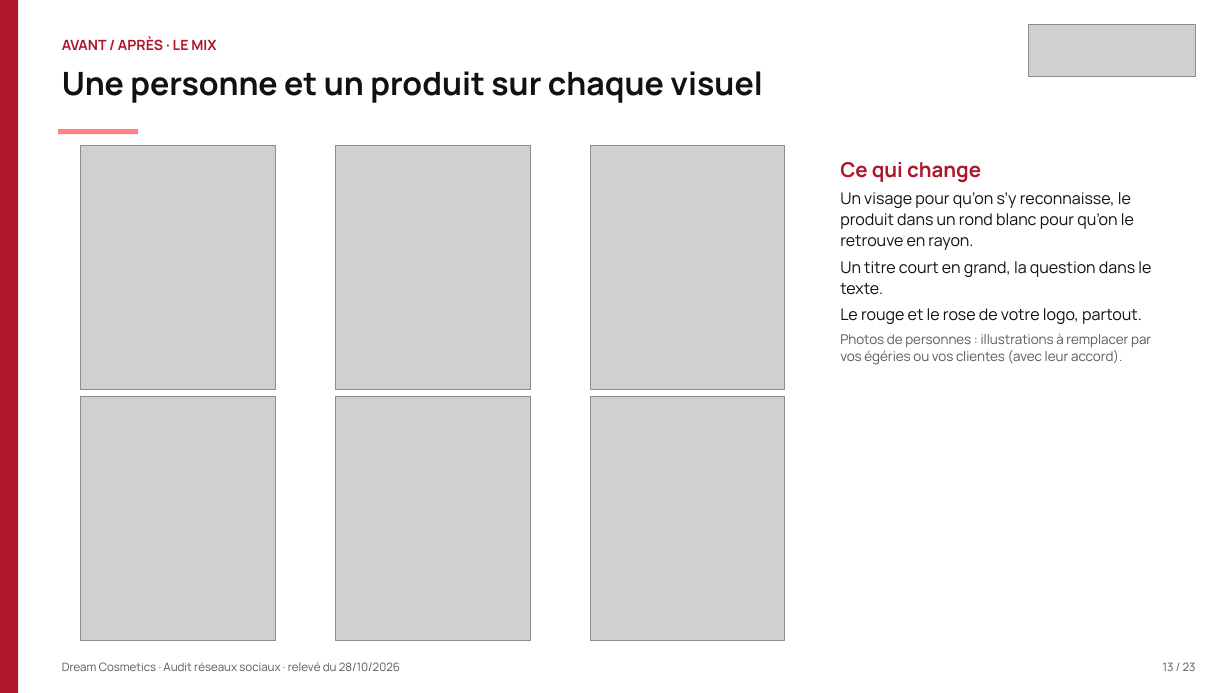
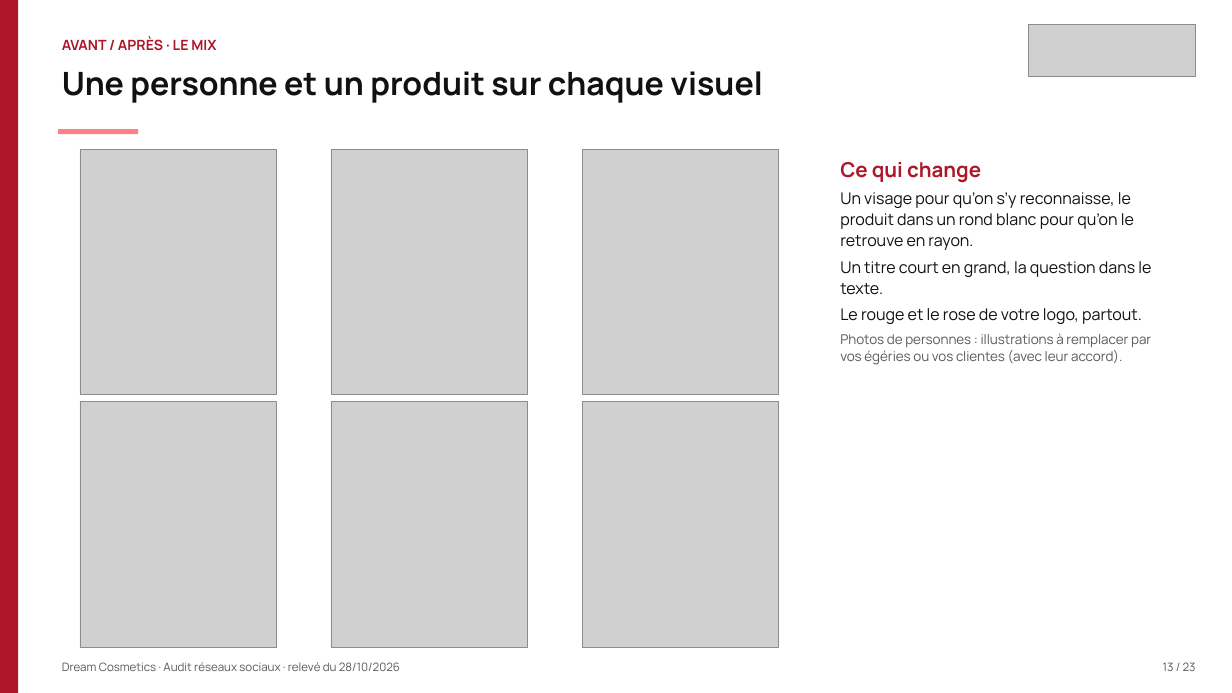
Before and after one commit to leslita06/fatima-unifood-fictif, a slide deck: slide 13 of tmp-tj/261028_dream-cosmetics_audit-reseaux-sociaux_v2.pptx. Drawn at 1232x693 pixels with LibreOffice and Linux fonts; fonts in the diff are those of the drawing; grey boxes stand for pictures. Boxes give left, top, right and bottom in pixels: in the first picture for what was removed or moved away, otherwise in the second. Text is boxed around its words. In the diff, an @@ line names an element or a change of style, - is before the commit and + after.

```diff
--- a/tmp-tj/261028_dream-cosmetics_audit-reseaux-sociaux_v2.pptx
+++ b/tmp-tj/261028_dream-cosmetics_audit-reseaux-sociaux_v2.pptx
@@ picture: place and size @@
-picture at box(80, 145, 275, 389)
+picture at box(80, 149, 277, 395)
@@ picture: place and size @@
-picture at box(335, 145, 531, 389)
+picture at box(331, 149, 528, 395)
@@ picture: place and size @@
-picture at box(591, 145, 786, 389)
+picture at box(582, 149, 779, 395)
@@ picture: place and size @@
-picture at box(80, 396, 275, 640)
+picture at box(80, 402, 277, 648)
@@ picture: place and size @@
-picture at box(335, 396, 531, 640)
+picture at box(331, 402, 528, 648)
@@ picture: place and size @@
-picture at box(591, 396, 786, 640)
+picture at box(582, 402, 779, 648)
```
Also in this commit, not shown: 13 other slides changed.
